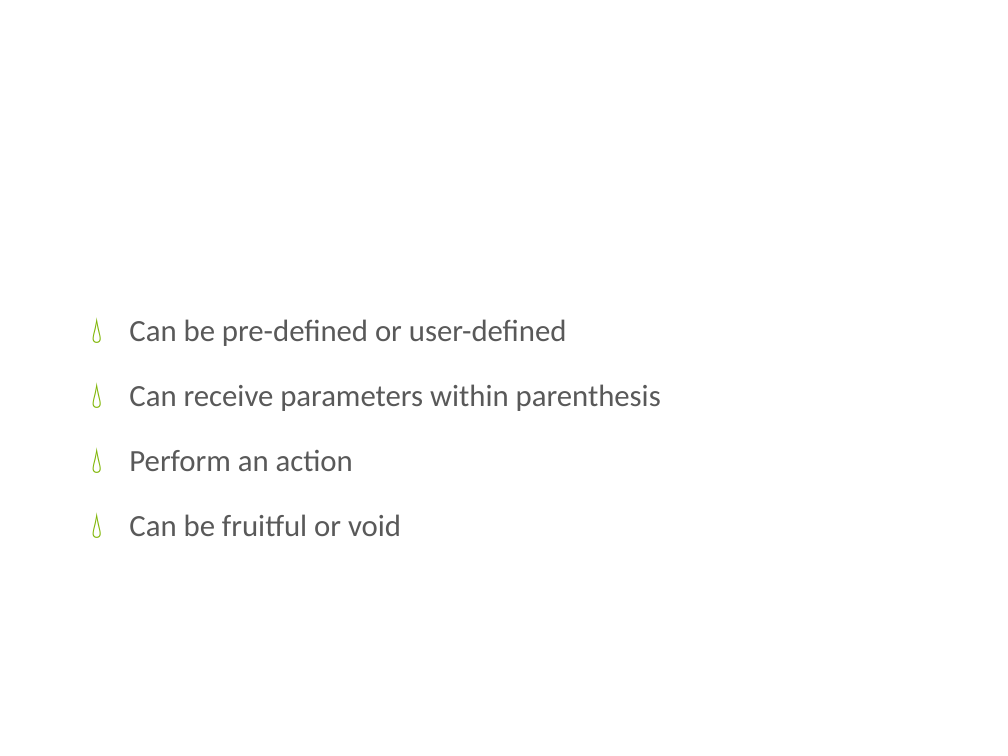
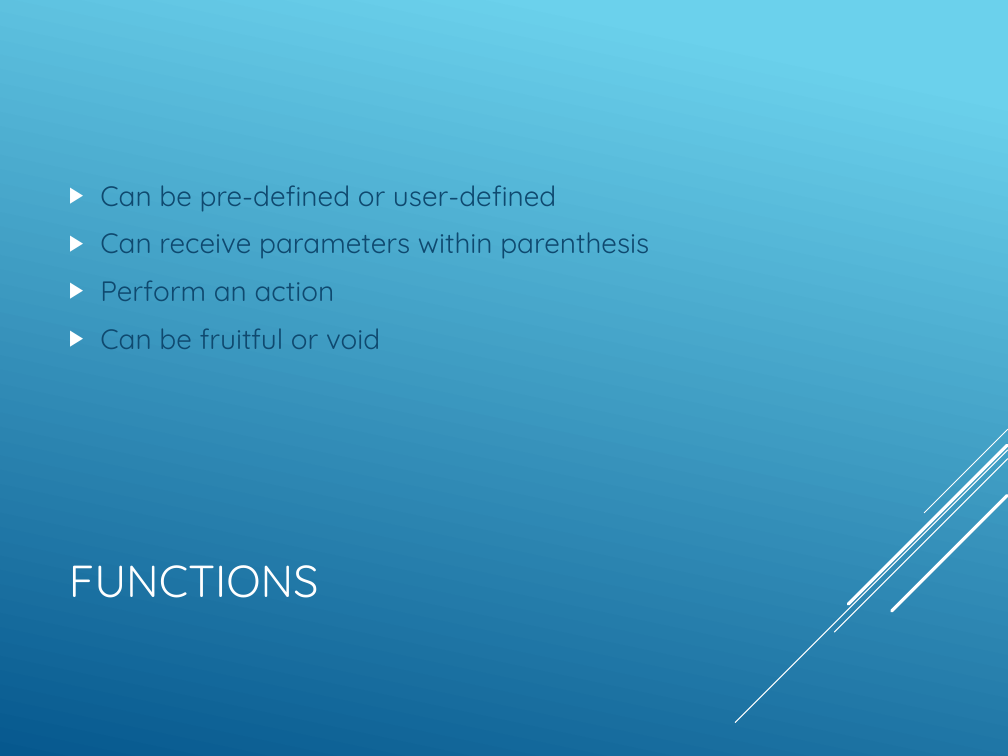
Before and after one commit to mmbader/PythonDojo, a slide deck: slide 2 of slides/klasse3.pptx. Drawn at 1008x756 pixels with LibreOffice and Linux fonts; fonts in the diff are those of the drawing; background and template pictures are left out. Boxes give left, top, right and bottom in pixels: in the first picture for what was removed or moved away, otherwise in the second. Text is boxed around its words. In the diff, an @@ line names an element or a change of style, - is before the commit and + after.

```diff
--- a/slides/klasse3.pptx
+++ b/slides/klasse3.pptx
@@ background picture (left out) to gradient #6ED2EB to #06588E @@
@@ text "Can be pre-defined or user-defined" moved from (x1=129, y1=319, x2=661, y2=536) to (x1=100, y1=185, x2=649, y2=349) @@
@@ text "Can be pre-defined or user-defined" at (x1=100, y1=185, x2=649, y2=349): size 22 to 20 pt, font Calibri to Quicksand, text colour #595959 to #0F496F; bullet 💧 to ▶; less space between paragraphs; bullet colour #80B606 to #FFFFFF; vertical alignment top to middle @@
@@ group added at (x1=736, y1=429, x2=1008, y2=723): 5 lines @@
@@ title at (x1=69, y1=565, x2=319, y2=598): text changed; size 46 to 32 pt; font Calibri to Quicksand @@
-Functions
+FUNCTIONS
```
Also in this commit, not shown: 12 other slides changed, 9 other files.
